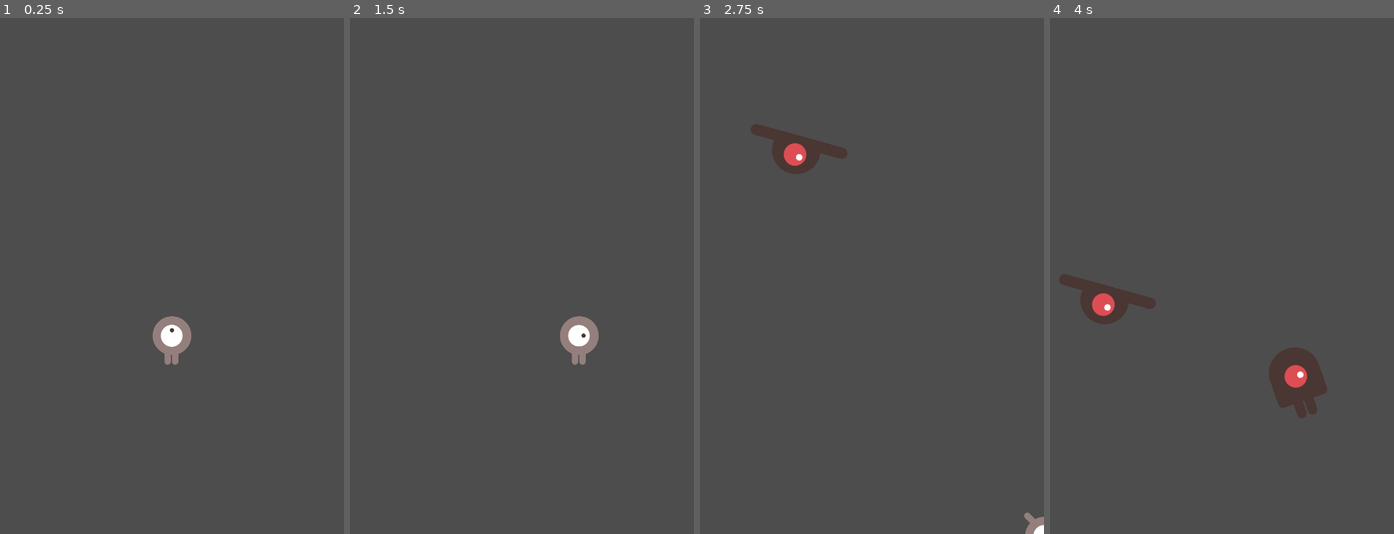
Above: before the commit, frames 1-4 (left to right).
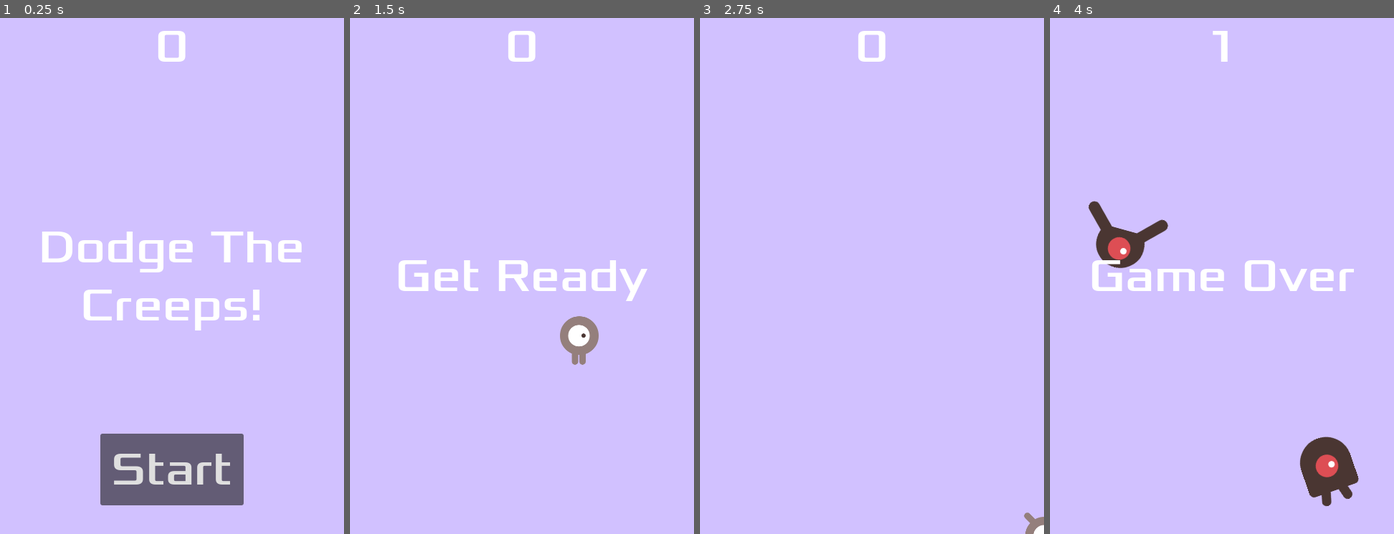
Above: after the commit, the same moments.

Repository: Lesosa12/Dodge-the-creeps
Game: Godot game, scene res://main.tscn
The game is run twice, just before and just after one commit, with the same random seed, the same clock (stepped at 60 frames per second) and the same inputs.
Inputs (mouse positions are in pixels of both pictures, inside the frame that each line leads up to):
- Up to frame 1 (0.25 s): no input
- Up to frame 2 (1.5 s): click (522, 472) at 0.5 s, where only the run after the commit has a clickable "Start"; tap Enter at 1.25 s; hold Right (move_right) from 1.28 s (still down)
- Up to frame 3 (2.75 s): release Right (move_right) at 2.03 s; hold Down (move_down) from 2.03 s (still down)
- Up to frame 4 (4 s): release Down (move_down) at 2.78 s; hold Right (move_right) 2.78-3.53 s; hold Up (move_up) from 3.53 s (still down)

The runs differ from the first frame. In frame 1, 100% of the frame differs, in the area x 0-100%, y 0-100%; in frame 2, 99%; in frame 3, 100%; in frame 4, 100%.

Commit message:
game completed

Diff:
--- /dev/null
+++ b/Dodge the Creeps/hud.gd
@@ -0,0 +1,37 @@
+extends CanvasLayer
+
+signal start_game
+# Called when the node enters the scene tree for the first time.
+func _ready():
+	pass # Replace with function body.
+
+
+# Called every frame. 'delta' is the elapsed time since the previous frame.
+func _process(delta):
+	pass
+
+func show_message(text):
+	$Message.text = text
+	$Message.show()
+	$MessageTimer.start()
+
+func show_game_over():
+	show_message("Game Over")
+	# Wait until the MessageTimer has counted down.
+	await $MessageTimer.timeout
+
+	$Message.text = "Dodge the\nCreeps!"
+	$Message.show()
+	# Make a one-shot timer and wait for it to finish.
+	await get_tree().create_timer(1.0).timeout
+	$StartButton.show()
+
+func update_score(score):
+	$ScoreLabel.text = str(score)
+
+func _on_start_button_pressed():
+	$StartButton.hide()
+	start_game.emit()
+
+func _on_message_timer_timeout():
+	$Message.hide()
--- /dev/null
+++ b/Dodge the Creeps/hud.tscn
@@ -0,0 +1,70 @@
+[gd_scene load_steps=5 format=3 uid="uid://dty3e36j0v6sk"]
+
+[ext_resource type="Script" path="res://hud.gd" id="1_4et8y"]
+[ext_resource type="FontFile" uid="uid://wsd6qc6ocn8x" path="res://dodge_the_creeps_2d_assets 2/fonts/Xolonium-Regular.ttf" id="1_cq800"]
+
+[sub_resource type="InputEventAction" id="InputEventAction_fmtmf"]
+action = &"start_game"
+
+[sub_resource type="Shortcut" id="Shortcut_r2jqr"]
+events = [SubResource("InputEventAction_fmtmf")]
+
+[node name="HUD" type="CanvasLayer"]
+script = ExtResource("1_4et8y")
+
+[node name="ScoreLabel" type="Label" parent="."]
+anchors_preset = 5
+anchor_left = 0.5
+anchor_right = 0.5
+offset_left = -45.0
+offset_right = 45.0
+offset_bottom = 81.0
+grow_horizontal = 2
+theme_override_fonts/font = ExtResource("1_cq800")
+theme_override_font_sizes/font_size = 64
+text = "0"
+horizontal_alignment = 1
+vertical_alignment = 1
+
+[node name="Message" type="Label" parent="."]
+anchors_preset = 8
+anchor_left = 0.5
+anchor_top = 0.5
+anchor_right = 0.5
+anchor_bottom = 0.5
+offset_left = -240.0
+offset_top = -34.5
+offset_right = 240.0
+offset_bottom = 34.5
+grow_horizontal = 2
+grow_vertical = 2
+theme_override_fonts/font = ExtResource("1_cq800")
+theme_override_font_sizes/font_size = 64
+text = "Dodge The Creeps!"
+horizontal_alignment = 1
+vertical_alignment = 1
+autowrap_mode = 2
+
+[node name="StartButton" type="Button" parent="."]
+anchors_preset = 7
+anchor_left = 0.5
+anchor_top = 1.0
+anchor_right = 0.5
+anchor_bottom = 1.0
+offset_left = -100.0
+offset_top = -140.0
+offset_right = 100.0
+offset_bottom = -40.0
+grow_horizontal = 2
+grow_vertical = 0
+theme_override_fonts/font = ExtResource("1_cq800")
+theme_override_font_sizes/font_size = 64
+shortcut = SubResource("Shortcut_r2jqr")
+text = "Start"
+
+[node name="MessageTimer" type="Timer" parent="."]
+wait_time = 2.0
+one_shot = true
+
+[connection signal="pressed" from="StartButton" to="." method="_on_start_button_pressed"]
+[connection signal="timeout" from="MessageTimer" to="." method="_on_message_timer_timeout"]
--- a/Dodge the Creeps/main.gd
+++ b/Dodge the Creeps/main.gd
@@ -5,7 +5,7 @@
 
 # Called when the node enters the scene tree for the first time.
 func _ready():
-	new_game()
+	pass
 
 
 # Called every frame. 'delta' is the elapsed time since the previous frame.
@@ -16,11 +16,18 @@
 func game_over():
 	$ScoreTimer.stop()
 	$MobTimer.stop()
+	$HUD.show_game_over()
+	$Music.stop()
+	$DeathSound.play()
 
 func new_game():
 	score = 0
 	$Player.start($StartPosition.position)
 	$StartTimer.start()
+	$HUD.update_score(score)
+	$HUD.show_message("Get Ready")
+	get_tree().call_group("mobs", "queue_free")
+	$Music.play()
 
 
 func _on_mob_timer_timeout():
@@ -48,6 +55,8 @@
 	# Spawn the mob by adding it to the Main scene.
 	add_child(mob)
 
+	$HUD.update_score(score)
+
 
 func _on_score_timer_timeout():
 	score += 1
--- a/Dodge the Creeps/main.tscn
+++ b/Dodge the Creeps/main.tscn
@@ -1,8 +1,11 @@
-[gd_scene load_steps=5 format=3 uid="uid://gul4jpfdjxgf"]
+[gd_scene load_steps=8 format=3 uid="uid://gul4jpfdjxgf"]
 
 [ext_resource type="PackedScene" uid="uid://cu3pxcrn5ejiq" path="res://player.tscn" id="1_1tdnf"]
 [ext_resource type="Script" path="res://main.gd" id="1_batj8"]
 [ext_resource type="PackedScene" uid="uid://cqk21nqkar23g" path="res://mob.tscn" id="2_yq4r2"]
+[ext_resource type="PackedScene" uid="uid://dty3e36j0v6sk" path="res://hud.tscn" id="4_37s33"]
+[ext_resource type="AudioStream" uid="uid://bpqbiow5obtlc" path="res://dodge_the_creeps_2d_assets 2/art/House In a Forest Loop.ogg" id="5_ilj08"]
+[ext_resource type="AudioStream" uid="uid://chmls8g0web7g" path="res://dodge_the_creeps_2d_assets 2/art/gameover.wav" id="6_4re0d"]
 
 [sub_resource type="Curve2D" id="Curve2D_71060"]
 _data = {
@@ -13,6 +16,14 @@
 [node name="Main" type="Node"]
 script = ExtResource("1_batj8")
 mob_scene = ExtResource("2_yq4r2")
+
+[node name="ColorRect" type="ColorRect" parent="."]
+anchors_preset = 15
+anchor_right = 1.0
+anchor_bottom = 1.0
+grow_horizontal = 2
+grow_vertical = 2
+color = Color(0.819608, 0.756863, 1, 1)
 
 [node name="Player" parent="." instance=ExtResource("1_1tdnf")]
 
@@ -35,7 +46,16 @@
 position = Vector2(0, 3)
 rotation = -2.1588
 
+[node name="HUD" parent="." instance=ExtResource("4_37s33")]
+
+[node name="Music" type="AudioStreamPlayer2D" parent="."]
+stream = ExtResource("5_ilj08")
+
+[node name="DeathSound" type="AudioStreamPlayer2D" parent="."]
+stream = ExtResource("6_4re0d")
+
 [connection signal="hit" from="Player" to="." method="game_over"]
 [connection signal="timeout" from="MobTimer" to="." method="_on_mob_timer_timeout"]
 [connection signal="timeout" from="ScoreTimer" to="." method="_on_score_timer_timeout"]
 [connection signal="timeout" from="StartTimer" to="." method="_on_start_timer_timeout"]
+[connection signal="start_game" from="HUD" to="." method="new_game"]
--- a/Dodge the Creeps/project.godot
+++ b/Dodge the Creeps/project.godot
@@ -42,3 +42,8 @@
 "events": [Object(InputEventKey,"resource_local_to_scene":false,"resource_name":"","device":-1,"window_id":0,"alt_press …(182 unchanged characters)…
 ]
 }
+start_game={
+"deadzone": 0.5,
+"events": [Object(InputEventKey,"resource_local_to_scene":false,"resource_name":"","device":-1,"window_id":0,"alt_pressed":false,"shift_pressed":false,"ctrl_pressed":false,"meta_pressed":false,"pressed":false,"keycode":0,"physical_keycode":4194309,"key_label":0,"unicode":0,"echo":false,"script":null)
+]
+}
